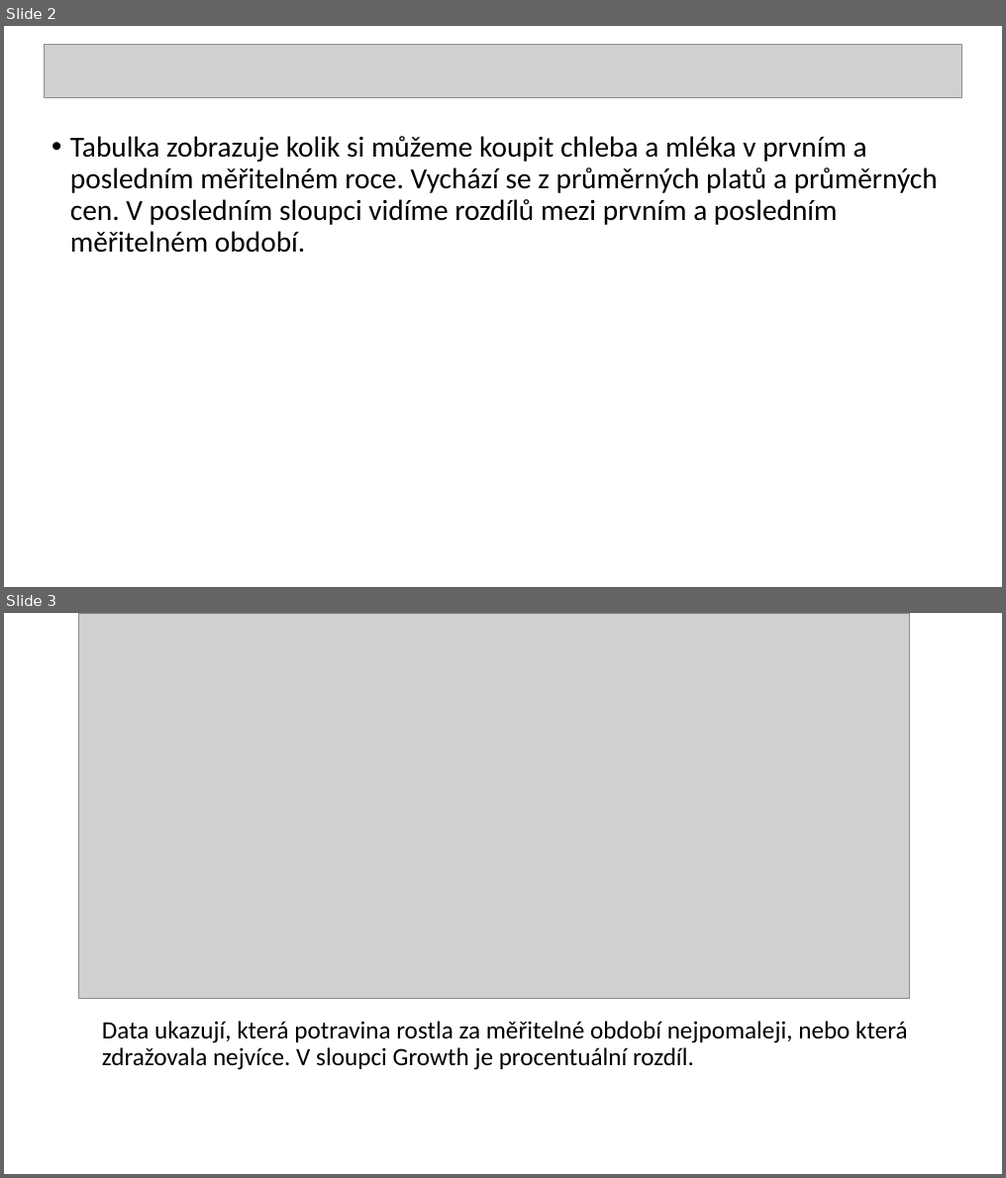
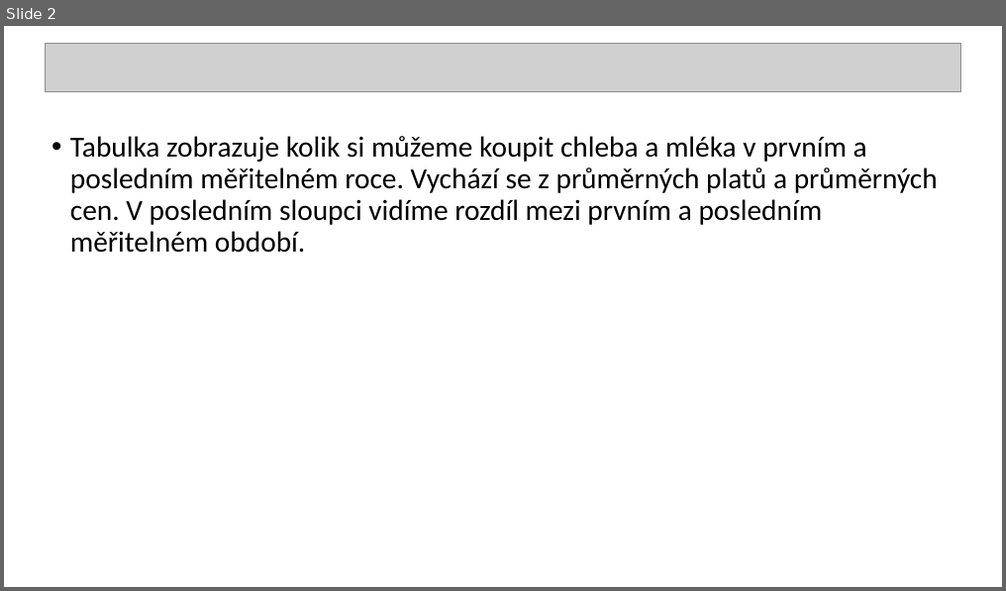
Before and after one commit to Rej7878/engeto-SQL, a slide deck: Nový Prezentace Microsoft PowerPointu.pptx. Shown one above the other, each under a label of ours: slides 2 and 3 before the commit, slide 2 after it. The pictures are 1006x1178 and 1006x591 pixels, drawn with LibreOffice and Linux fonts; fonts in the diff are those of the drawing; grey boxes stand for pictures. Boxes give left, top, right and bottom in pixels: in the first picture for what was removed or moved away, otherwise in the second. Text is boxed around its words. In the diff, an @@ line names an element or a change of style, - is before the commit and + after.

```diff
--- a/Nový Prezentace Microsoft PowerPointu.pptx
+++ b/Nový Prezentace Microsoft PowerPointu.pptx
@@ slide 3 removed at box(4, 613, 1002, 1174), background #FFFFFF @@
@@ picture removed at box(78, 613, 910, 998) @@
@@ text removed at box(102, 1021, 907, 1070) @@
-  Data ukazují, která potravina rostla za měřitelné období nejpomaleji, nebo která zdražovala nejvíce. V sloupci Growth je procentuální rozdíl.
@@ slide 2 changed as well @@
@@ picture: place and size @@
-picture at box(45, 45, 962, 98)
+picture at box(46, 43, 960, 92)
@@ text at box(70, 136, 938, 253): text changed @@
-• Tabulka zobrazuje kolik si můžeme koupit chleba a mléka v prvním a posledním měřitelném roce. Vychází se z průměrných platů a průměrných cen. V posledním sloupci vidíme rozdílů mezi prvním a posledním měřitelném období.
+• Tabulka zobrazuje kolik si můžeme koupit chleba a mléka v prvním a posledním měřitelném roce. Vychází se z průměrných platů a průměrných cen. V posledním sloupci vidíme rozdíl mezi prvním a posledním měřitelném období.
```
Also in this commit, not shown: 4 other slides changed, 17 other files.
